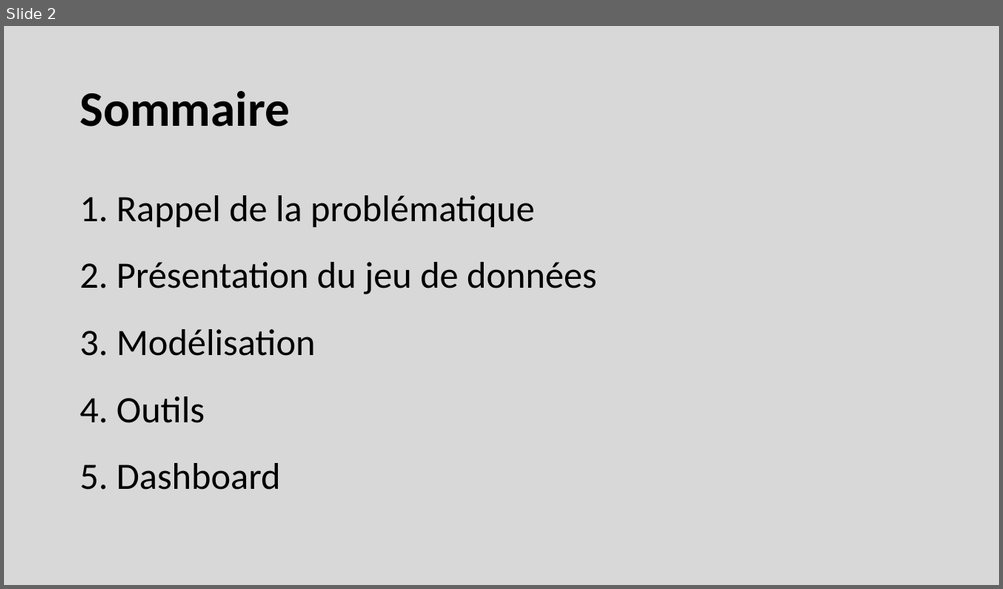
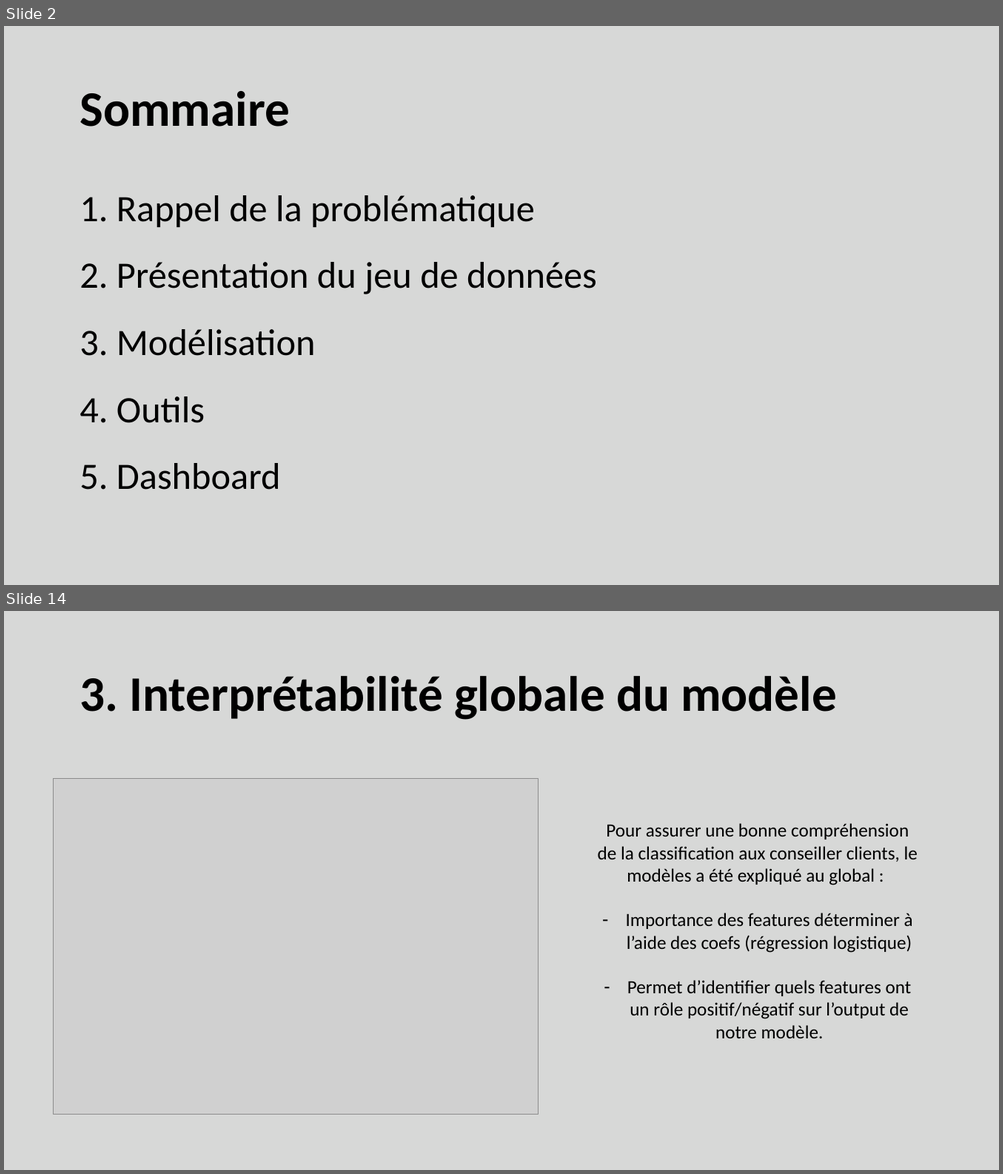
Before and after one commit to pbonte92/P7_Paul_Bonte, a slide deck: Paul_Bonte_P7_03_Présentation.pptx. Shown one above the other, each under a label of ours: slide 2 before the commit, slides 2 and 14 after it; the slides between them are not shown. The pictures are 1003x589 and 1003x1174 pixels, drawn with LibreOffice and Linux fonts; fonts in the diff are those of the drawing; grey boxes stand for pictures. Boxes give left, top, right and bottom in pixels: in the first picture for what was removed or moved away, otherwise in the second. Text is boxed around its words. In the diff, an @@ line names an element or a change of style, - is before the commit and + after.

```diff
--- a/Paul_Bonte_P7_03_Présentation.pptx
+++ b/Paul_Bonte_P7_03_Présentation.pptx
@@ slide 14 added at [4, 611, 999, 1170], background #FFFFFF @@
@@ rectangle added at [4, 611, 999, 1170], fill #D7D8D7, outline #D7D8D7 1 pt @@
@@ title added at [79, 676, 836, 720], 48 pt, text #000000, bold @@
+3. Interprétabilité globale du modèle
@@ picture added at [54, 779, 538, 1116] @@
@@ text added at [597, 823, 917, 1039], 18 pt, text #000000 @@
+Pour assurer une bonne compréhension de la classification aux conseiller clients, le modèles a été expliqué au global :
+– Importance des features déterminer à l’aide des coefs (régression logistique)
+– Permet d’identifier quels features ont un rôle positif/négatif sur l’output de notre modèle.
```
Also in this commit, not shown: 5 slides changed, 11 other slides added, 2 slides removed, 7 other files.
